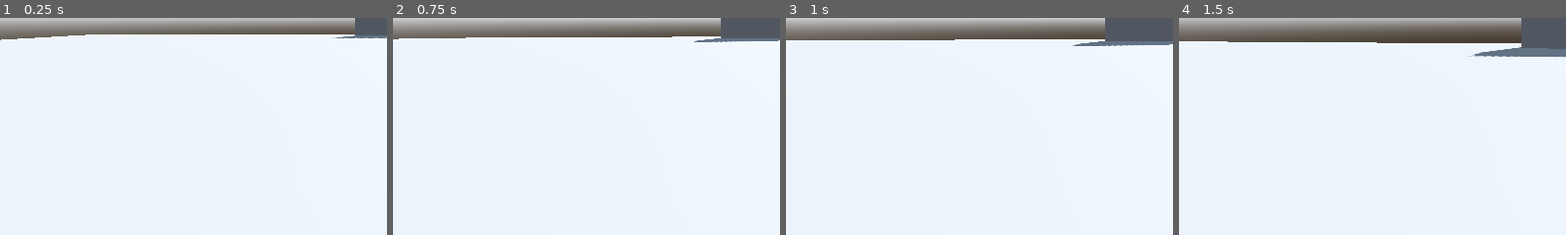
Above: before the commit, frames 1-4 (left to right).
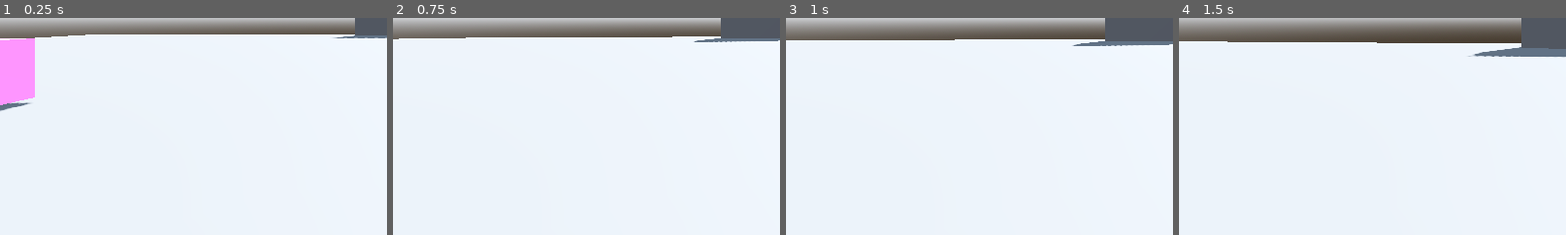
Above: after the commit, the same moments.

Repository: EppuKoskiranta/fgj26
Game: Godot game, scene res://root.tscn
Two runs of this game, one before a commit and one after it. Both use one fixed random seed, a clock stepped at 60 frames per second and the inputs below.
Inputs (mouse positions are % of the whole screen's width and height, from its top left):
- Up to frame 1 (0.25 s): no input
- Up to frame 2 (0.75 s): tap Enter (ui_accept) at 0.5 s; move the mouse to (55, 50) at 0.52 s; hold Up (move_forward) from 0.53 s (still down); right-click (55, 50) at 0.6 s; click (55, 50) at 0.67 s
- Up to frame 3 (1 s): keep holding Up (move_forward); tap Enter (ui_accept) at 0.77 s; tap E (interact) at 0.8 s
- Up to frame 4 (1.5 s): keep holding Up (move_forward); tap Enter (ui_accept) at 1.07 s; move the mouse to (45, 50) at 1.27 s; tap E (interact) at 1.35 s
The pictures show only the part of the screen within x 0-50%, y 50-100%; the shares and areas given below are measured in that part.

The runs differ from the first frame. In frame 1, 2.8% of the frame differs, in the area x 0-10%, y 9-43%; in frame 2, nothing differs; in frame 3, nothing differs; in frame 4, nothing differs.

Commit message:
Radio update

Diff:
--- a/fgj-26-godot/Common/definitions.gd
+++ b/fgj-26-godot/Common/definitions.gd
@@ -20,6 +20,10 @@
 const INPUT_MAPPING_LOTION_MIXING : GameInputState = GameInputState.LOTION_MIXING
 const INPUT_MAPPING_MASK_LOTION_APPLY : GameInputState = GameInputState.MASK_LOTION_APPLY
 
+enum InteractSubscription {GET_OBJECT, EVENT_ONLY}
+const SUB_INTERACT_OBJECT : InteractSubscription = InteractSubscription.GET_OBJECT
+const SUB_INTERACT_EVENT_ONLY : InteractSubscription = InteractSubscription.EVENT_ONLY
+
 # Add global constants and parameters here
 var game_input_state : GameInputState = INPUT_MAPPING_START
 
@@ -35,8 +39,8 @@
 func subscribe_to_input_mapping_changed(callback : Callable) -> void:
 	input_mapping_changed.connect(callback)
 
-func subscribe_to_interaction(callback : Callable, event_only : bool = false) -> void:
-	if event_only:
+func subscribe_to_interaction(callback : Callable, mode : InteractSubscription = SUB_INTERACT_OBJECT) -> void:
+	if SUB_INTERACT_EVENT_ONLY == mode:
 		interact.connect(callback)
 	else:
 		interact_with.connect(callback)
--- a/fgj-26-godot/Map/placeholder_map.tscn
+++ b/fgj-26-godot/Map/placeholder_map.tscn
@@ -1,6 +1,7 @@
 [gd_scene format=3 uid="uid://56psdcopd18u"]
 
 [ext_resource type="PackedScene" uid="uid://k3hnb7x7te6o" path="res://Objects/interactable.tscn" id="1_ycq1y"]
+[ext_resource type="PackedScene" uid="uid://ckmh1vyiuyelh" path="res://Radio/radio.tscn" id="2_luqmu"]
 
 [sub_resource type="BoxShape3D" id="BoxShape3D_ycq1y"]
 size = Vector3(50, 1, 50)
@@ -68,6 +69,9 @@
 [node name="Interactable" parent="MapElements/box" unique_id=1441599236 instance=ExtResource("1_ycq1y")]
 dimesions = Vector3(5, 5, 5)
 
+[node name="Radio" parent="MapElements" unique_id=1372045665 instance=ExtResource("2_luqmu")]
+transform = Transform3D(1, 0, 0, 0, 1, 0, 0, 0, 1, -6.4610195, 0.5905298, -4.8088427)
+
 [node name="Environment" type="Node" parent="." unique_id=1827130198]
 
 [node name="WorldEnvironment" type="WorldEnvironment" parent="Environment" unique_id=1031688576]
--- a/fgj-26-godot/Objects/interactable.gd
+++ b/fgj-26-godot/Objects/interactable.gd
@@ -1,5 +1,8 @@
-extends Node3D
+extends Area3D
 class_name Interactiable
+
+signal player_enter
+signal player_exit
 
 @export var dimesions : Vector3 = Vector3(1.0, 1.0, 1.0)
 
@@ -9,9 +12,16 @@
 	set_process(false)
 	set_physics_process(false)
 	collision_shape_3d.shape.size = dimesions
+	Def.subscribe_to_interaction(self._interaction, Def.SUB_INTERACT_EVENT_ONLY)
 
 func _on_body_entered(_body: Node3D) -> void:
 	Def.report_interactable_is_near(self.get_parent())
+	emit_signal("player_enter")
 
 func _on_body_exited(_body: Node3D) -> void:
 	Def.report_interactable_is_near(null)
+	emit_signal("player_exit")
+
+func _interaction() -> void:
+	if false == self.get_overlapping_bodies().is_empty():
+		Def.report_interact(self.get_parent())
--- a/fgj-26-godot/Radio/radio.gd
+++ b/fgj-26-godot/Radio/radio.gd
@@ -1,13 +1,13 @@
 extends Node3D
-
+class_name Radio
 
 @onready var audio_player: AudioStreamPlayer3D = $AudioStreamPlayer3D
 
-var player_in_range: bool = false
-
 func _ready() -> void:
 	audio_player.play()
-
+	set_process(false)
+	set_physics_process(false)
+	Def.subscribe_to_interaction(self._interaction)
 
 func next_station() -> void:
 	var stations = [
@@ -24,21 +24,6 @@
 	audio_player.stream = stations[next_index]
 	audio_player.play()
 
-func _process(_delta: float) -> void:
-	if player_in_range:
-		# Show some UI prompt to the player (not implemented here)
-		pass
-
-	# Get the ui_accept key press to change the station
-	if Input.is_action_just_pressed("ui_accept") and player_in_range:
+func _interaction(object: Node) -> void:
+	if object == self:
 		next_station()
-
-
-func _on_body_entered(body: Node3D) -> void:
-	player_in_range = true
-	print("Entered radio range.")
-
-
-func _on_body_exited(body: Node3D) -> void:
-	player_in_range = false
-	print("Exited radio range.")
--- a/fgj-26-godot/Radio/radio.tscn
+++ b/fgj-26-godot/Radio/radio.tscn
@@ -1,16 +1,14 @@
 [gd_scene format=3 uid="uid://ckmh1vyiuyelh"]
 
 [ext_resource type="Script" uid="uid://cs4j72dwvgss6" path="res://Radio/radio.gd" id="1_s1lw3"]
+[ext_resource type="PackedScene" uid="uid://k3hnb7x7te6o" path="res://Objects/interactable.tscn" id="2_wtk5h"]
 
 [sub_resource type="BoxMesh" id="BoxMesh_m5b23"]
 
 [sub_resource type="StandardMaterial3D" id="StandardMaterial3D_m5b23"]
 albedo_color = Color(1, 0.4745098, 1, 1)
 
-[sub_resource type="BoxShape3D" id="BoxShape3D_m5b23"]
-size = Vector3(2, 2, 2)
-
-[node name="Radio" type="Area3D" unique_id=295277666]
+[node name="Radio" type="Node3D" unique_id=1372045665]
 script = ExtResource("1_s1lw3")
 
 [node name="MeshInstance3D" type="MeshInstance3D" parent="." unique_id=812068123]
@@ -21,8 +19,5 @@
 attenuation_model = 2
 autoplay = true
 
-[node name="InteractionCollider" type="CollisionShape3D" parent="." unique_id=1894916601]
-shape = SubResource("BoxShape3D_m5b23")
-
-[connection signal="body_entered" from="." to="." method="_on_body_entered"]
-[connection signal="body_exited" from="." to="." method="_on_body_exited"]
+[node name="Interactable" parent="." unique_id=1441599236 instance=ExtResource("2_wtk5h")]
+dimesions = Vector3(5, 5, 5)
